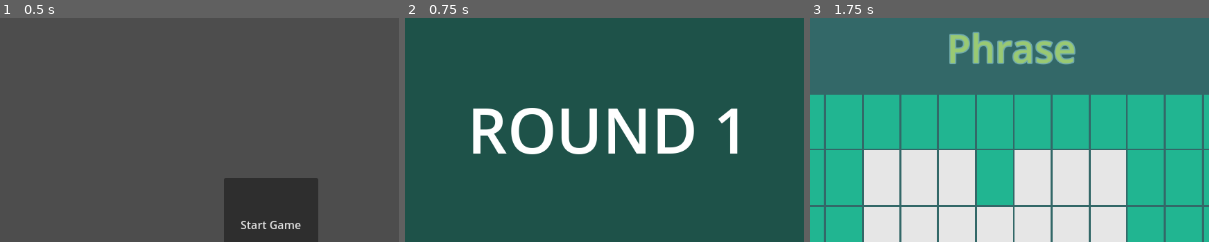
Above: before the commit, frames 1-3 (left to right).
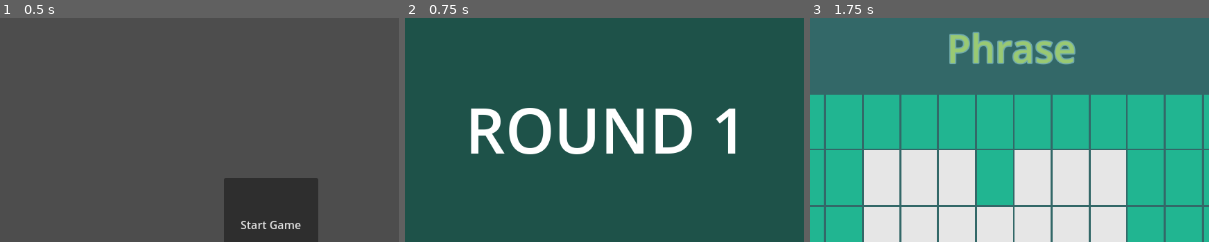
Above: after the commit, the same moments.

Repository: rsburke4/RoundThingOfRiches
Game: Godot game, scene res://Screens/TitleScreen.tscn
Same seed, same stepped clock (60 frames per second), same inputs: the game is played once before the commit and once after it. The engine's default icon, where the game draws it, is replaced by a stand-in: a white triangle on a blue panel in a dark square.
Inputs (mouse positions are % of the whole screen's width and height, from its top left):
- Up to frame 1 (0.5 s): no input
- Up to frame 2 (0.75 s): click "Start Game" at 0.5 s
- Up to frame 3 (1.75 s): tap Enter at 1.25 s; move the mouse to (72, 45) at 1.27 s; click (72, 45) at 1.35 s
The pictures show only the part of the screen within x 19-69%, y 5-55%; the shares and areas given below are measured in that part.

Frame 1 is identical in both runs. In frame 2, 3.4% of the frame differs, in the area x 16-84%, y 40-61%; in frame 3, nothing differs.

Commit message:
add some improvements for tie breaker scenario: indicate which players tied, increase time before final round starts

Diff:
--- a/MainScene/MainScene.gd
+++ b/MainScene/MainScene.gd
@@ -86,7 +86,7 @@
 		# TODO - enable new game button only when # players, # rounds provided
 
 # defines behavior at the start of each round of the game (each new puzzle)
-func start_new_round():
+func start_new_round(is_tiebreaker := false):
 	# prevent starting a new round unless setting up a new game, or a previous round has ended
 	if GameState == States.game.SETUP or (GameState == States.game.PLAYING and RoundState == States.puzzle_round.END):
 		GameState = States.game.PLAYING
@@ -111,10 +111,10 @@
 		# here we need to wait for the puzzle grid to be created before setting
 		# up th puzzle **for the first round only** -- for subsequent rounds,
 		# the grid already exists and can be reset/changed
-		if current_round == 0: await get_node("Puzzle/PuzzleGrid").grid_ready
+		if current_round == 0 and not is_tiebreaker:
+			await get_node("Puzzle/PuzzleGrid").grid_ready
 		get_node("Puzzle").start_new_round()
 
-		# TODO - hide end round screen
 		show_message("ROUND " + str(current_round + 1))
 		await get_tree().create_timer(1.0).timeout  # this is needed to prevent writing over game screen
 
@@ -230,8 +230,6 @@
 		get_node("ScoreBoard").hide()
 
 		show_message("Player " + str(current_player + 1) + "\nwins Round " + str(current_round + 1) + "!")
-
-		# TODO - adjust timer as needed (or remove...)
 		await get_tree().create_timer(1.0).timeout
 
 		# increment the round counter, ending the game if the completed round was the last one
@@ -251,12 +249,16 @@
 
 		if is_tie:
 			var loc = 0
+			var tied = []
 			for i in range(num_players):
 				loc = total_scores.find(max_score, loc)
+				if loc >= 0:  # loc = -1 means not found (here: no more in array)
+					tied.append(loc + 1)  # stores players which tied
 				loc+=1
 
-			# TODO - update to list which players tied
-			show_message("There's a tie! \nWinner takes all round!")
+			show_message("There's a tie! \nWinner takes all round \nbetween players " + list_players(tied))
+			await get_tree().create_timer(5.0).timeout  # this is a little bit longer to allow players to get ready
+			# TODO - should this be a button instead that then runs the below code?
 
 			# reset to play one round to determine a winner
 			# TODO - does this need to be improved?
@@ -266,7 +268,7 @@
 			GameState = States.game.CONFIG
 
 			start_new_game()
-			start_new_round()
+			start_new_round(true)
 		else:
 			var winner = total_scores.find(max_score) + 1  # +1 to make it 1-based instead of 0-based
 
@@ -274,7 +276,6 @@
 				get_node("ScoreBoard").update_score(i+1, total_scores[i])
 				get_node("ScoreBoard").next_player(winner)
 
-			# hide end round screen
 			get_node("GameControl").hide()
 			get_node("Puzzle").hide()
 			get_node("WheelRenderer").hide()
@@ -360,6 +361,7 @@
 	end_round()
 
 ## auxiliary functions
+# used to write messages to a textbox during the game
 func show_message(msg):
 	var label = get_node("Tmp/Round")  # TODO - update this path if needed
 
@@ -367,3 +369,22 @@
 	label.show()
 	await get_tree().create_timer(1.0).timeout
 	label.hide()
+
+# used to create a list of players as a string
+func list_players(players):
+	var penult = players.size() - 2  # index of next-to-last in list
+	var str = ""
+
+	for p in range(players.size()):
+		str = str + str(players[p])
+
+		# different delimiters depending on where in list
+		if p == penult:
+			if penult == 0:
+				str = str + " and "
+			else:
+				str = str + ", and "
+		elif p < penult:
+			str = str + ", "
+
+	return str
--- a/MainScene/MainScene.tscn
+++ b/MainScene/MainScene.tscn
@@ -78,11 +78,12 @@
 color = Color(0.0117647, 0.278431, 0.329412, 1)
 
 [node name="Round" type="Label" parent="Tmp"]
-offset_left = 301.0
+offset_left = 23.0
 offset_top = -891.0
-offset_right = 707.0
+offset_right = 980.0
 offset_bottom = -764.0
 theme_override_font_sizes/font_size = 90
+horizontal_alignment = 1
 
 [node name="ScoreBoard" parent="." instance=ExtResource("5_bm03a")]
 position = Vector2(12, 477)
